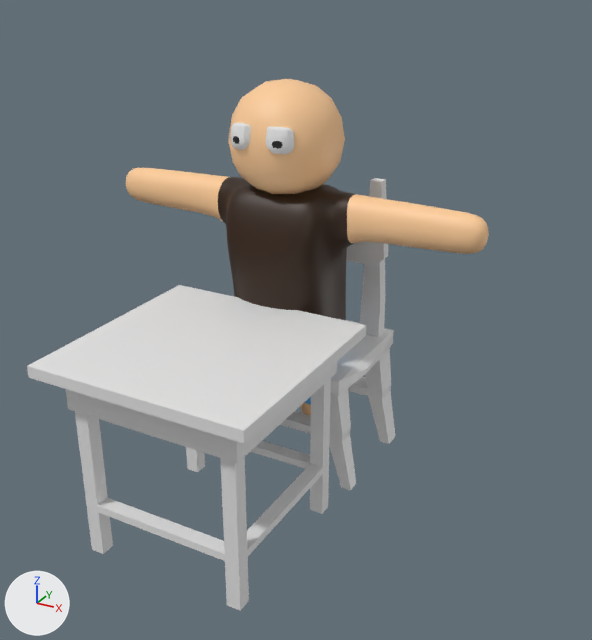
The FBX model Assets/Models/Alumno/PruebaSentado.fbx, before and after one commit.
Before and after are seen from a 50 mm lens placed at (3.61, -6.39, 4.32), pointed at (0.42, -0.59, 1.42). Every picture has the same lights, and +X, +Y and +Z are marked at lower left. The older version comes first. Where no turn or scale is listed for an object, it has been applied to the vertices. Vertices at exactly the same position are counted once.

Names of what the first picture shows: 'Cuerpo', 'MesaAlumno', 'Ojos', 'Silla'.
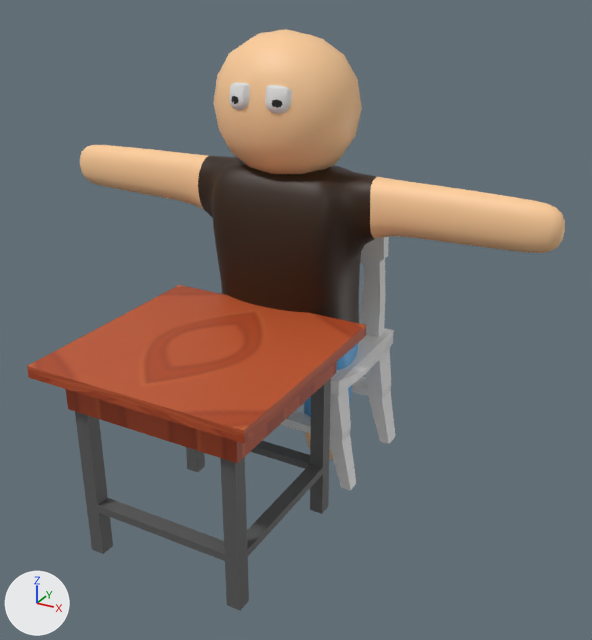
What the commit changed:
Picture '6662219.jpg' (img_6662219_jpg) is new.
Material 'Patas' (mat_patas) is new.
Its base color is (0.103, 0.103, 0.103) (dark grey #5a5a5a).
Material 'Material' (mat_material) is new.
Uses the picture img_6662219_jpg.
me_cube_001 has 126 vertices, 130 faces and spans x -1.0..1.0, y -1.0..1.0, z -1.78..0.07.
me_cube_001 is used by ob_mesaalumno; location (0.0, -1.37, 1.34).
me_cube_001 part 2: all 28 faces centred in x -1.0..1.0, y -1.0..1.0, z -0.22..0.07 switch from mat_mesacolor (white #e7e7e7) to mat_material.
me_cube_001 part 3: all 86 faces centred in x -0.77..0.77, y -0.78..0.78, z -1.78..-0.82 switch from mat_mesacolor (white #e7e7e7) to mat_patas (dark grey #5a5a5a).
me_cube is used by ob_cuerpo; location (0.0, 0.0, 2.87).
me_cube had 1796 vertices, 1792 faces and spanned x -1.88..1.88, y -0.51..0.57, z -2.86..0.51.
me_cube now has 1796 vertices, 1792 faces and spans x -2.48..2.48, y -0.51..0.57, z -3.24..0.92.
me_cube part 1: the whole mesh is scaled about its middle by (1.32, 1, 1.23), then moved by (0.0, 0.0, 0.01).
Object 'Ojos' (ob_ojos) moves from (-0.19, -0.47, 2.95) to (-0.19, -0.47, 3.28).

Pixel boxes [x1, y1, x2, y2] of what changed, in the pictures (592 x 640 px):
'Cuerpo', rescaled (34% wider, 28% taller)
    before: [126, 79, 489, 415]
    after: [80, 29, 565, 460]
'Ojos', moved
    before: [230, 123, 294, 154]
    after: [229, 82, 292, 114]
part 2 of me_cube_001, recoloured (white to orange)
    both: [27, 285, 366, 463]
part 3 of me_cube_001, recoloured (white to dark grey)
    both: [75, 378, 331, 611]
